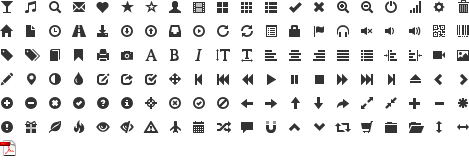
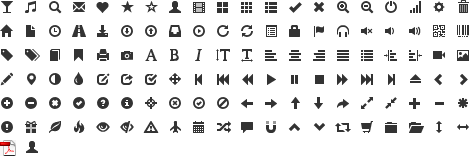
The second 469px x 160px image is a revision of the first. Changes to its layers:
added layer "Clipboard" above "Icons" over left=26, top=141, right=38, bottom=153
